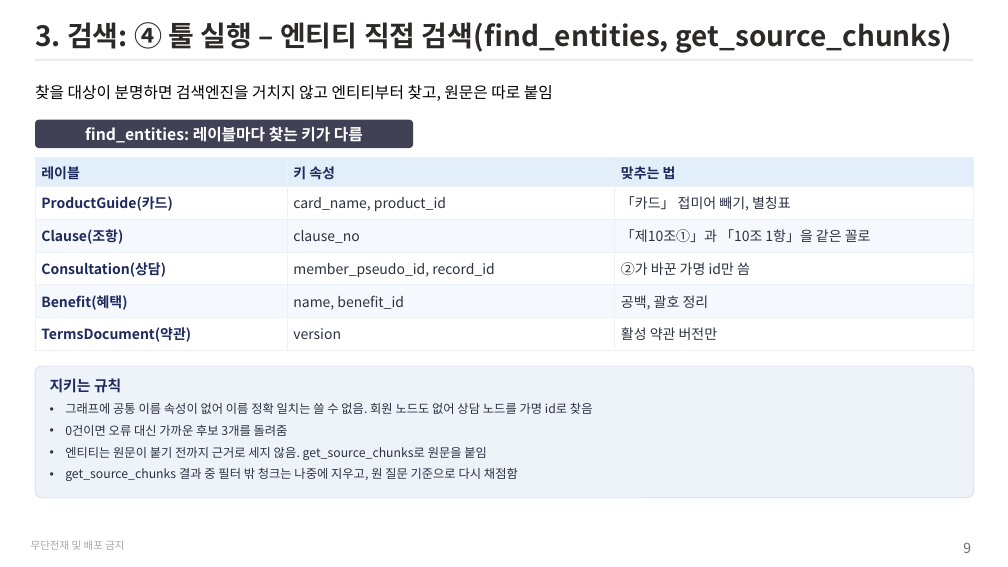
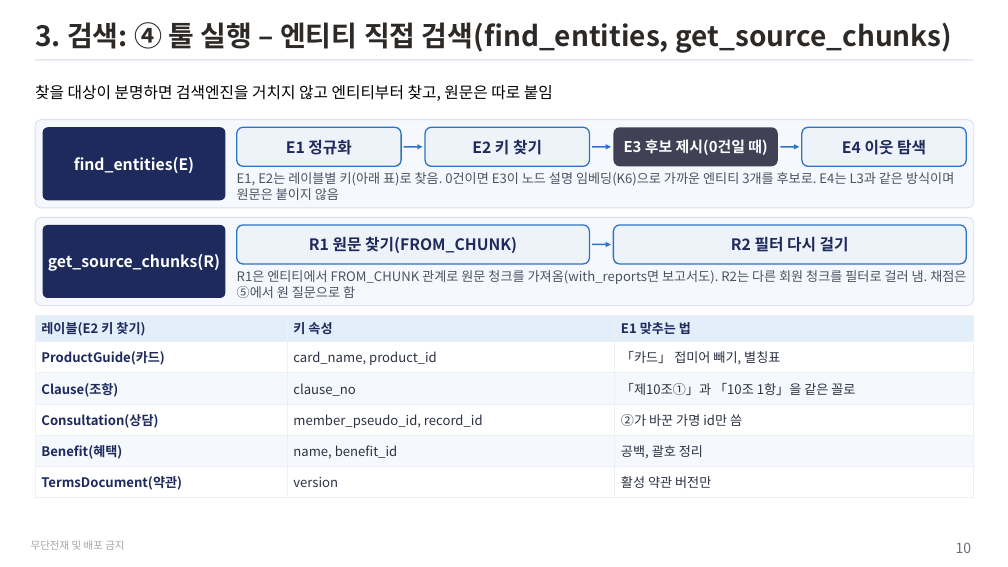
Before and after one commit to unicorn-campus/hybrid-ai, a slide deck: slide 10 of teacher/plan/graph-search-textbook.pptx (slide 9 before the commit). Drawn at 1008x567 pixels with LibreOffice and Linux fonts; fonts in the diff are those of the drawing. Boxes give left, top, right and bottom in pixels: in the first picture for what was removed or moved away, otherwise in the second. Text is boxed around its words. In the diff, an @@ line names an element or a change of style, - is before the commit and + after.

```diff
--- a/teacher/plan/graph-search-textbook.pptx
+++ b/teacher/plan/graph-search-textbook.pptx
@@ rounded rectangle removed at (35,120,413,148) @@
-find_entities: 레이블마다 찾는 키가 다름
@@ rounded rectangle added at (35,120,974,208), fill #F5F8FC, outline #D9E0EC 1 pt @@
@@ rounded rectangle added at (43,127,226,200), fill #1E2A5C, 18 pt, text #FFFFFF, bold @@
+find_entities(E)
@@ rounded rectangle added at (237,127,401,166), fill #EEF3FA, outline #2E74C6 1.5 pt, 18 pt, text #1E2A5C, bold @@
+E1 정규화
@@ arrow added from (404, 147) to (423, 147), #2E74C6 1.75 pt @@
@@ rounded rectangle added at (425,127,590,166), fill #EEF3FA, outline #2E74C6 1.5 pt, 18 pt, text #1E2A5C, bold @@
+E2 키 찾기
@@ arrow added from (592, 147) to (611, 147), #2E74C6 1.75 pt @@
@@ rounded rectangle added at (614,127,778,166), fill #404155, 17 pt, text #FFFFFF, bold @@
+E3 후보 제시(0건일 때)
@@ arrow added from (781, 147) to (799, 147), #2E74C6 1.75 pt @@
@@ rounded rectangle added at (802,127,966,166), fill #EEF3FA, outline #2E74C6 1.5 pt, 18 pt, text #1E2A5C, bold @@
+E4 이웃 탐색
@@ text added at (237,172,954,200), 15 pt, text #4A5364 @@
+E1, E2는 레이블별 키(아래 표)로 찾음. 0건이면 E3이 노드 설명 임베딩(K6)으로 가까운 엔티티 3개를 후보로. E4는 L3과 같은 방식이며 원문은 붙이지 않음
@@ rounded rectangle added at (35,217,974,306), fill #F5F8FC, outline #D9E0EC 1 pt @@
@@ rounded rectangle added at (43,225,226,298), fill #1E2A5C, 18 pt, text #FFFFFF, bold @@
+get_source_chunks(R)
@@ rounded rectangle added at (237,225,590,264), fill #EEF3FA, outline #2E74C6 1.5 pt, 18 pt, text #1E2A5C, bold @@
+R1 원문 찾기(FROM_CHUNK)
@@ rounded rectangle added at (614,225,966,264), fill #EEF3FA, outline #2E74C6 1.5 pt, 18 pt, text #1E2A5C, bold @@
+R2 필터 다시 걸기
@@ arrow added from (592, 244) to (611, 244), #2E74C6 1.75 pt @@
@@ text added at (237,270,966,298), 15 pt, text #4A5364 @@
+R1은 엔티티에서 FROM_CHUNK 관계로 원문 청크를 가져옴(with_reports면 보고서도). R2는 다른 회원 청크를 필터로 걸러 냄. 채점은 ⑤에서 원 질문으로 함
@@ table at (35,315,974,494) @@
-row 1, column 1: 레이블
+row 1, column 1: 레이블(E2 키 찾기)
-row 1, column 3: 맞추는 법
+row 1, column 3: E1 맞추는 법
@@ size 16 to 15 pt @@
@@ table: place and size @@
-table at (35,158,974,346)
+table at (35,315,974,494)
@@ rounded rectangle removed at (35,366,974,498) @@
-지키는 규칙
-• 그래프에 공통 이름 속성이 없어 이름 정확 일치는 쓸 수 없음. 회원 노드도 없어 상담 노드를 가명 id로 찾음
-• 0건이면 오류 대신 가까운 후보 3개를 돌려줌
-• 엔티티는 원문이 붙기 전까지 근거로 세지 않음. get_source_chunks로 원문을 붙임
-• get_source_chunks 결과 중 필터 밖 청크는 나중에 지우고, 원 질문 기준으로 다시 채점함
@@ page number at (956,542,971,553): text changed @@
-9
+10
```
Also in this commit, not shown: 10 other slides changed, 4 slides added, 1 slide removed, 22 other files.
